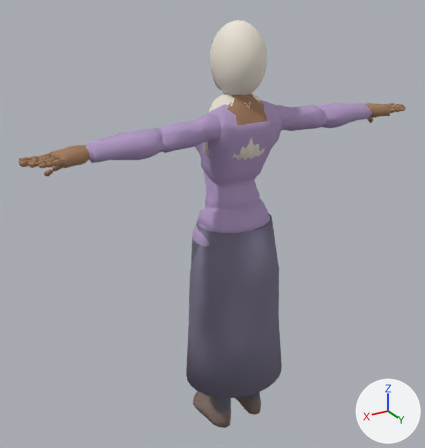
What one commit did to the glTF model godot/assets/models/char_rina.glb.
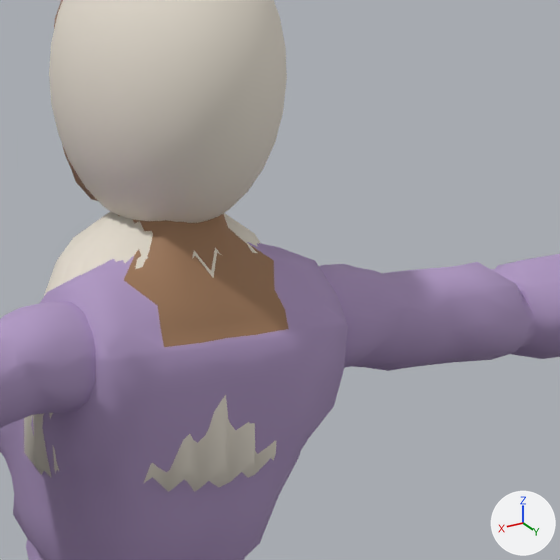
The first picture shows the older version from a 50 mm lens placed at (1.289, 1.963, 2.015), pointed at (0.073, -0.064, 1.002). The close-ups show the older and then the newer version on the part from 46% to 78% of the width and 9% to 39% of the height of that picture. Only the edits that show in the close-ups are written down. Arrows for +X, +Y and +Z are at lower right; the lights stay in place. Vertices at exactly the same position are counted once.

The first close-up shows 'HijabDrape', 'HijabHood', 'Mannequin_F'.
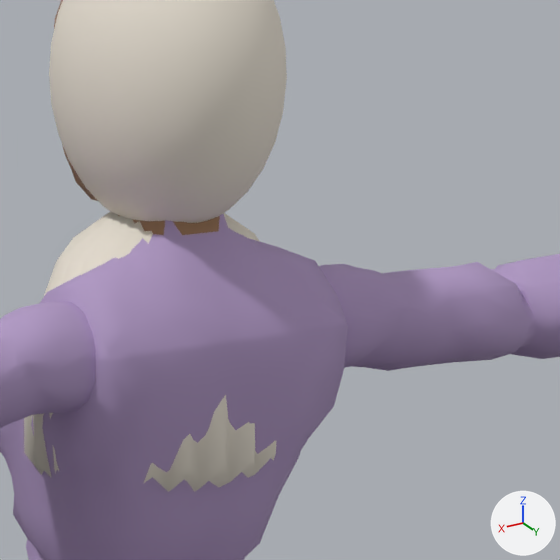
Changed parts and their boxes (x1, y1, x2, y2) in the close-ups (560 x 560 px; the box of a moved part takes in the faces that stretch with it):
part 1 of me_mannequin_001, moved or reshaped: before (194, 287, 260, 387); after (196, 285, 260, 344)
part 2 of me_mannequin_001, surface changed: (110, 214, 295, 365) in both
part 3 of me_mannequin_001, recoloured (brown to greyish purple): (125, 214, 289, 347) in both

The edits, one by one:
me_mannequin_001 has 5583 vertices, 10966 faces and spans x -0.88..0.88, y -0.18..0.13, z 0.0..1.81.
me_mannequin_001 is used by ob_mannequin_f; location (0.0, 0.0, 0.0).
me_mannequin_001 part 1: 2 vertices removed from x 0.0, y 0.11..0.12, z 1.47..1.49; 2 vertices added at x 0.0, y 0.12, z 1.48..1.49.
me_mannequin_001 part 2: 10713 kept faces spanning x -0.88..0.88, y -0.18..0.13, z 0.0..1.81 get new texture (UV) coordinates.
me_mannequin_001 part 3: 43 faces spanning x -0.09..0.09, y 0.02..0.12, z 1.48..1.59 switch from mat_skin (brown #a07959) to mat_shirt (greyish purple #b199c5).
